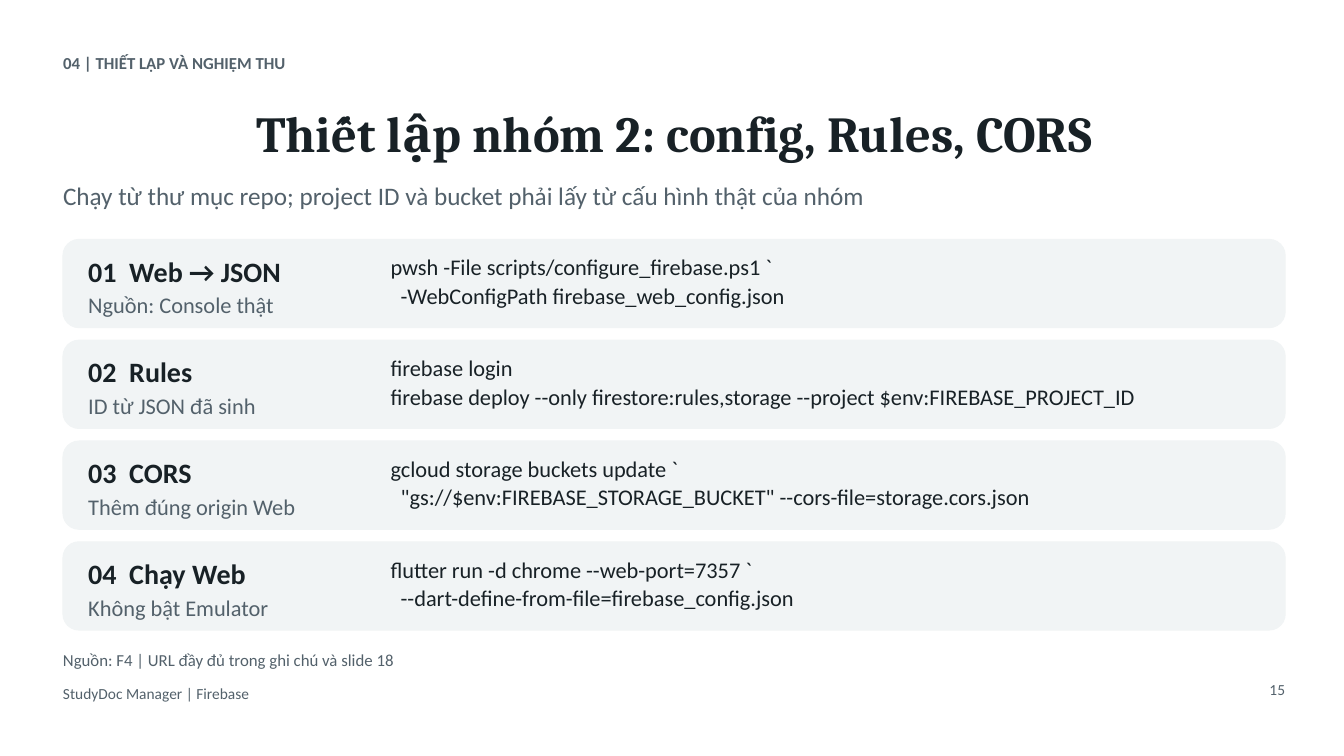
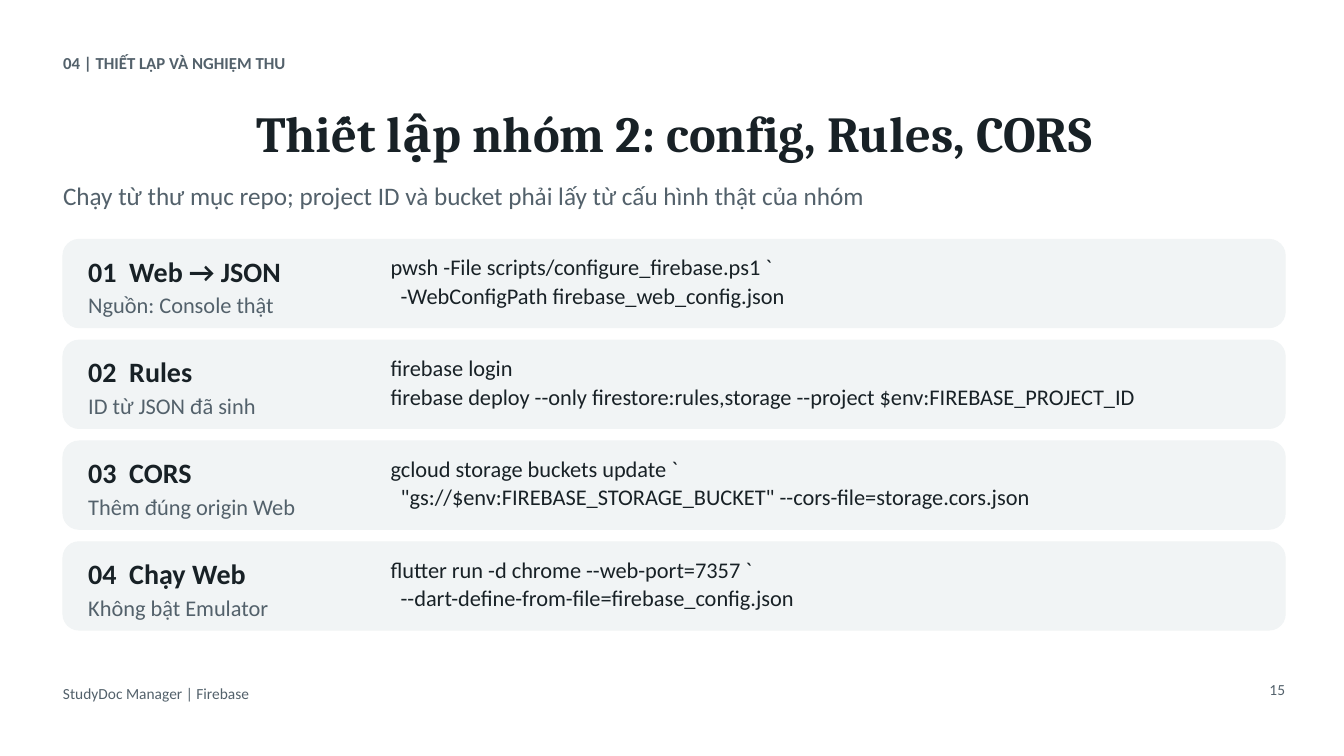
Before and after one commit to tungcorn/mobile_th1_qly_hoc_tap, a slide deck: slide 15 of SLIDE_FIREBASE_CLOUD_DMS.pptx. Drawn at 1344x756 pixels with LibreOffice and Linux fonts; fonts in the diff are those of the drawing. Boxes give left, top, right and bottom in pixels: in the first picture for what was removed or moved away, otherwise in the second. Text is boxed around its words. In the diff, an @@ line names an element or a change of style, - is before the commit and + after.

```diff
--- a/SLIDE_FIREBASE_CLOUD_DMS.pptx
+++ b/SLIDE_FIREBASE_CLOUD_DMS.pptx
@@ text removed at [63,653,394,669] @@
-Nguồn: F4 | URL đầy đủ trong ghi chú và slide 18
```
Also in this commit, not shown: 10 other slides changed.
